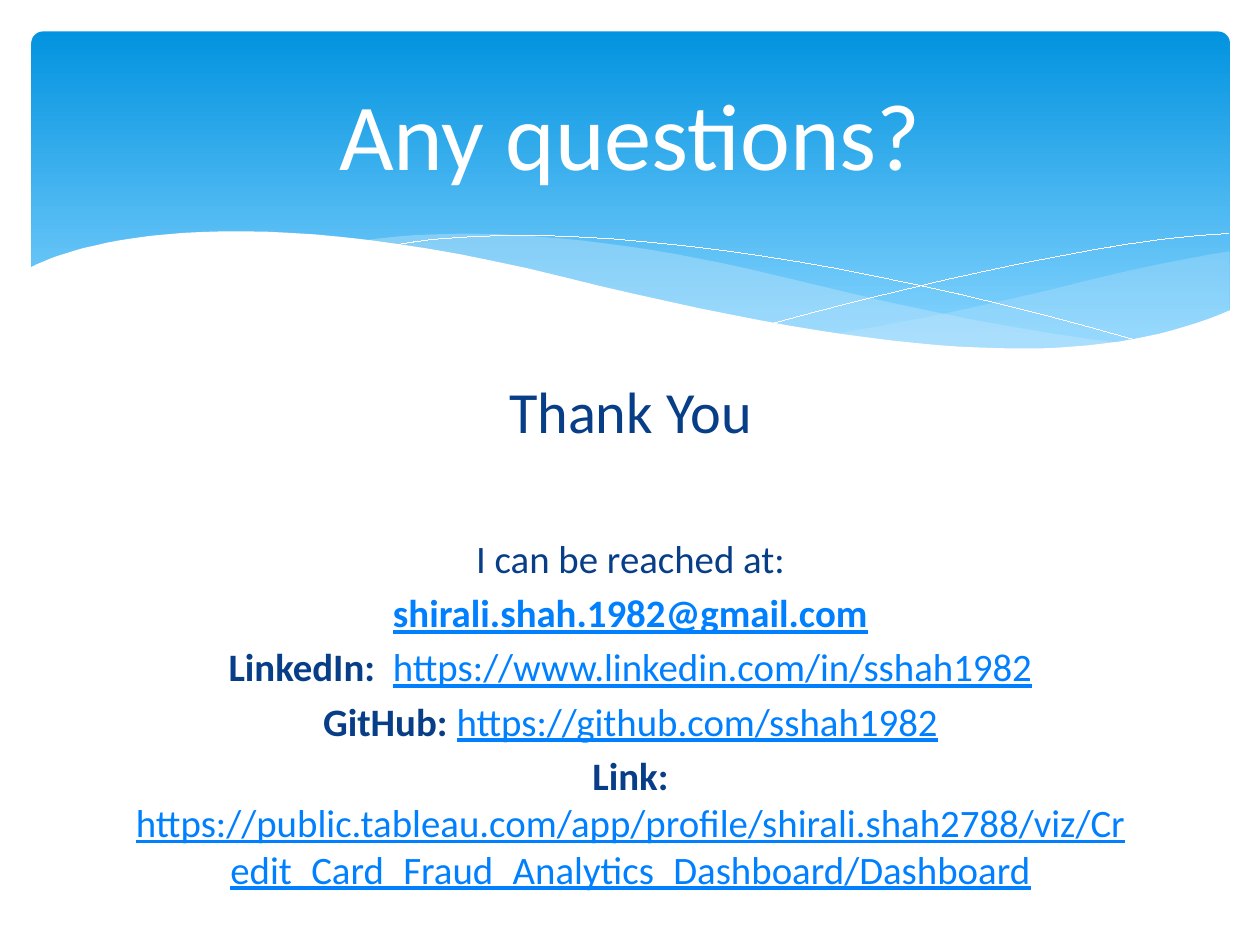
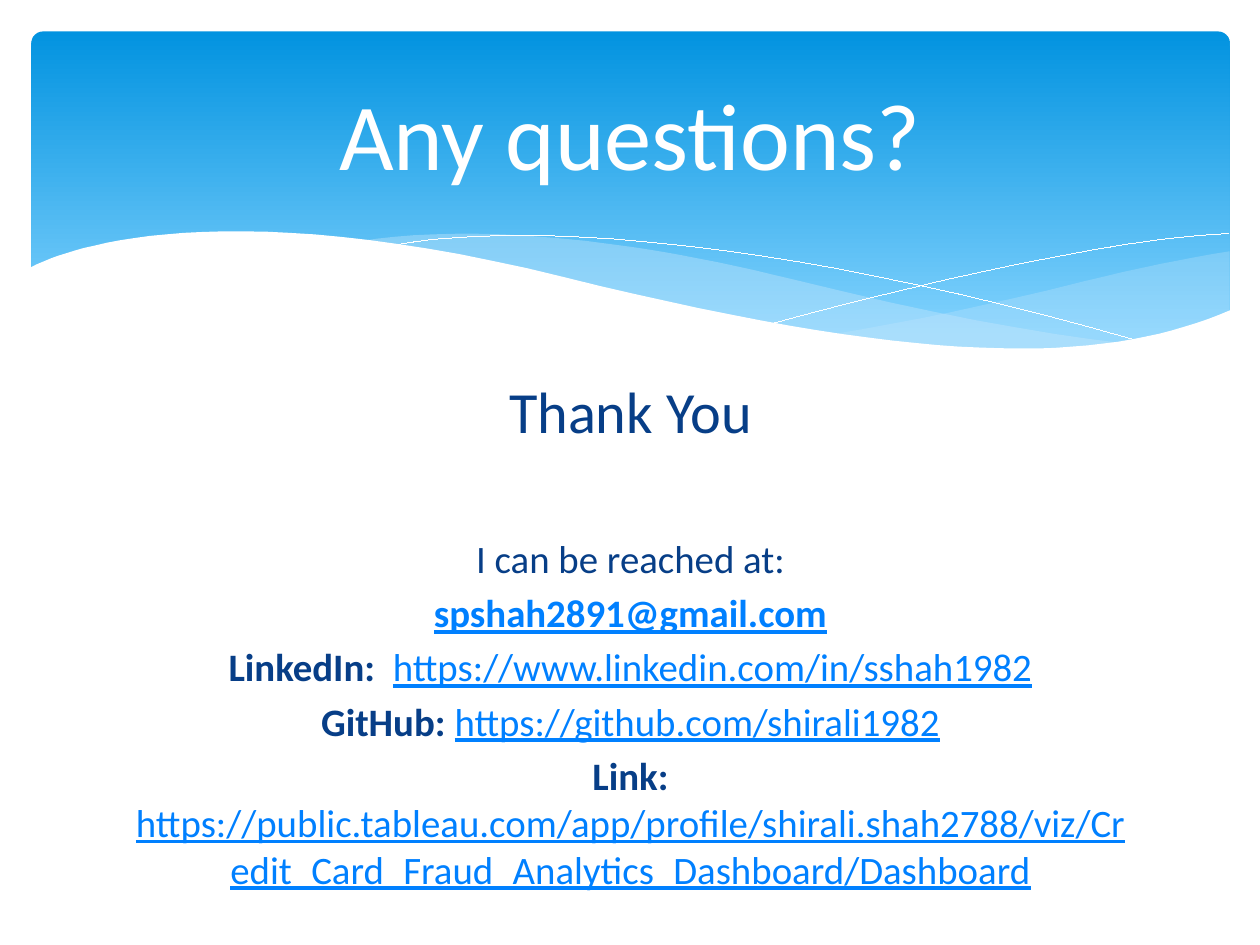
Before and after one commit to shirali1982/Tableau_Dashboards, a slide deck: slide 47 of Credit Card Fraud Analytics Dashboard/presentation/Credit_Card_Fraud_Analytics.pptx. Drawn at 1260x945 pixels with LibreOffice and Linux fonts; fonts in the diff are those of the drawing. Boxes give left, top, right and bottom in pixels: in the first picture for what was removed or moved away, otherwise in the second. Text is boxed around its words. In the diff, an @@ line names an element or a change of style, - is before the commit and + after.

```diff
--- a/Credit Card Fraud Analytics Dashboard/presentation/Credit_Card_Fraud_Analytics.pptx
+++ b/Credit Card Fraud Analytics Dashboard/presentation/Credit_Card_Fraud_Analytics.pptx
@@ text at [434,599,827,634]: text changed @@
-shirali.shah.1982@gmail.com
+spshah2891@gmail.com
@@ text at [321,708,940,743]: text changed @@
-GitHub: https://github.com/sshah1982
+GitHub: https://github.com/shirali1982
```
Also in this commit, not shown: 1 other slide changed.
